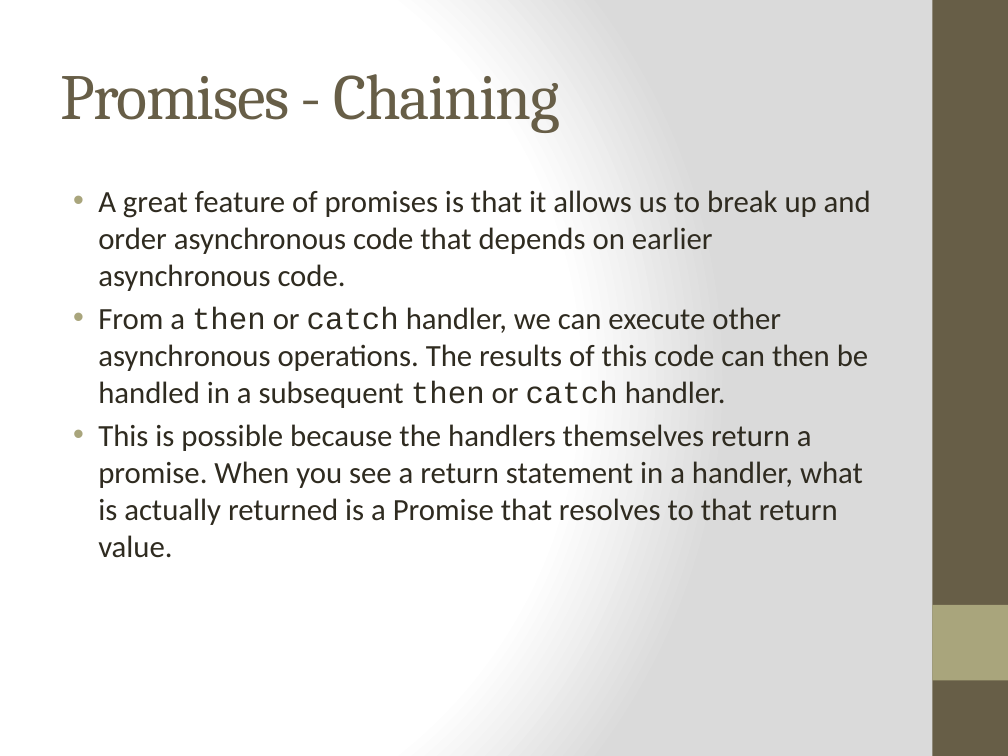
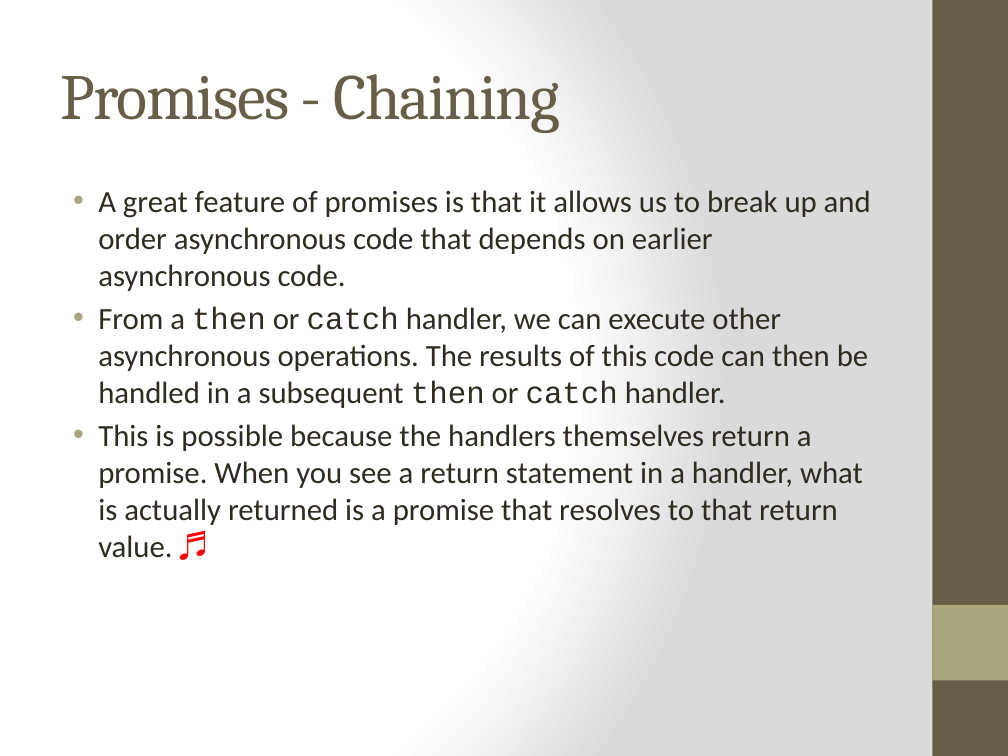
Before and after one commit to cheryly279/AsyncDiscussion, a slide deck: slide 17 of Async_Discussion_9_29_15.pptx. Drawn at 1008x756 pixels with LibreOffice and Linux fonts; fonts in the diff are those of the drawing. Boxes give left, top, right and bottom in pixels: in the first picture for what was removed or moved away, otherwise in the second. Text is boxed around its words. In the diff, an @@ line names an element or a change of style, - is before the commit and + after.

```diff
--- a/Async_Discussion_9_29_15.pptx
+++ b/Async_Discussion_9_29_15.pptx
@@ text at bbox=[98, 424, 863, 558]: text changed @@
-• This is possible because the handlers themselves return a promise. When you see a return statement in a handler, what is actually returned is a Promise that resolves to that return value.
+• This is possible because the handlers themselves return a promise. When you see a return statement in a handler, what is actually returned is a promise that resolves to that return value. ♬
```
Also in this commit, not shown: 16 other slides changed.
